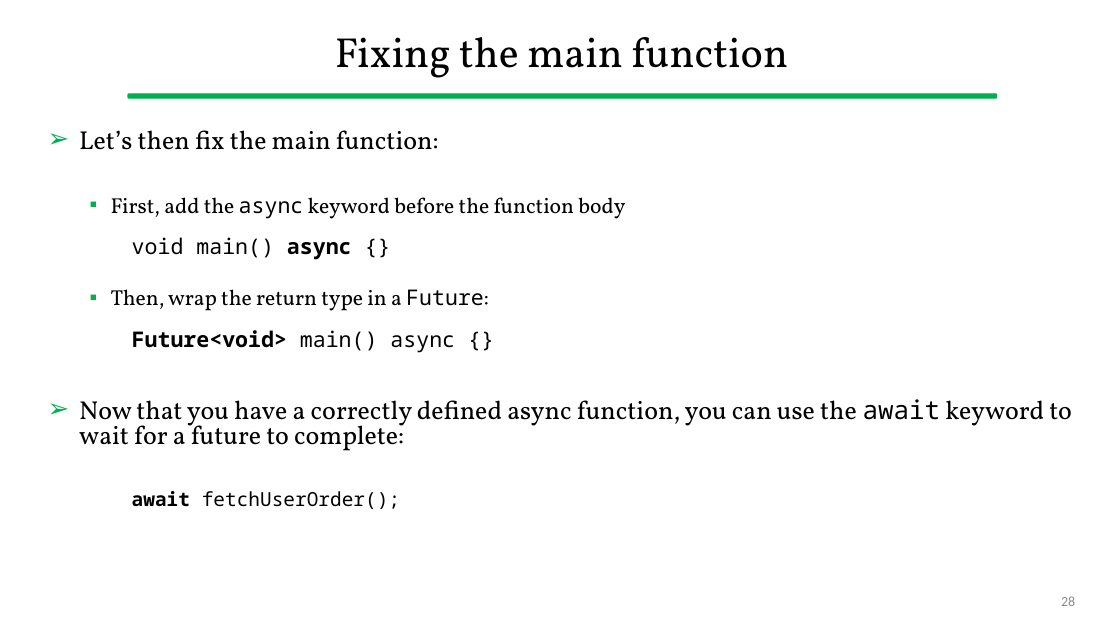
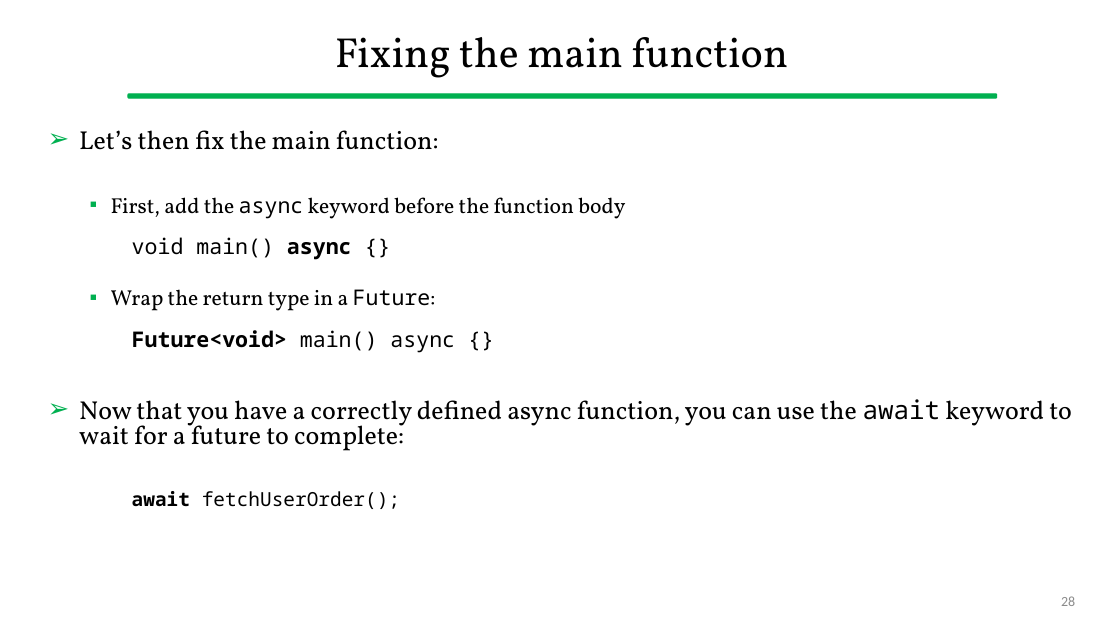
Before and after one commit to gcappon/bwthw, a slide deck: slide 28 of lab_03-dart_101_part_2/lab_03-dart_101_part_2.pptx. Drawn at 1120x630 pixels with LibreOffice and Linux fonts; fonts in the diff are those of the drawing. Boxes give left, top, right and bottom in pixels: in the first picture for what was removed or moved away, otherwise in the second. Text is boxed around its words. In the diff, an @@ line names an element or a change of style, - is before the commit and + after.

```diff
--- a/lab_03-dart_101_part_2/lab_03-dart_101_part_2.pptx
+++ b/lab_03-dart_101_part_2/lab_03-dart_101_part_2.pptx
@@ text at bbox=[111, 289, 455, 353]: text changed @@
-  ▪ Then, wrap the return type in a Future:
-    Future<void> main() async {}
+  ▪ Wrap the return type in a Future:
+    Future<void> main() async {}
```
Also in this commit, not shown: 2 other slides changed, 7 other files.
